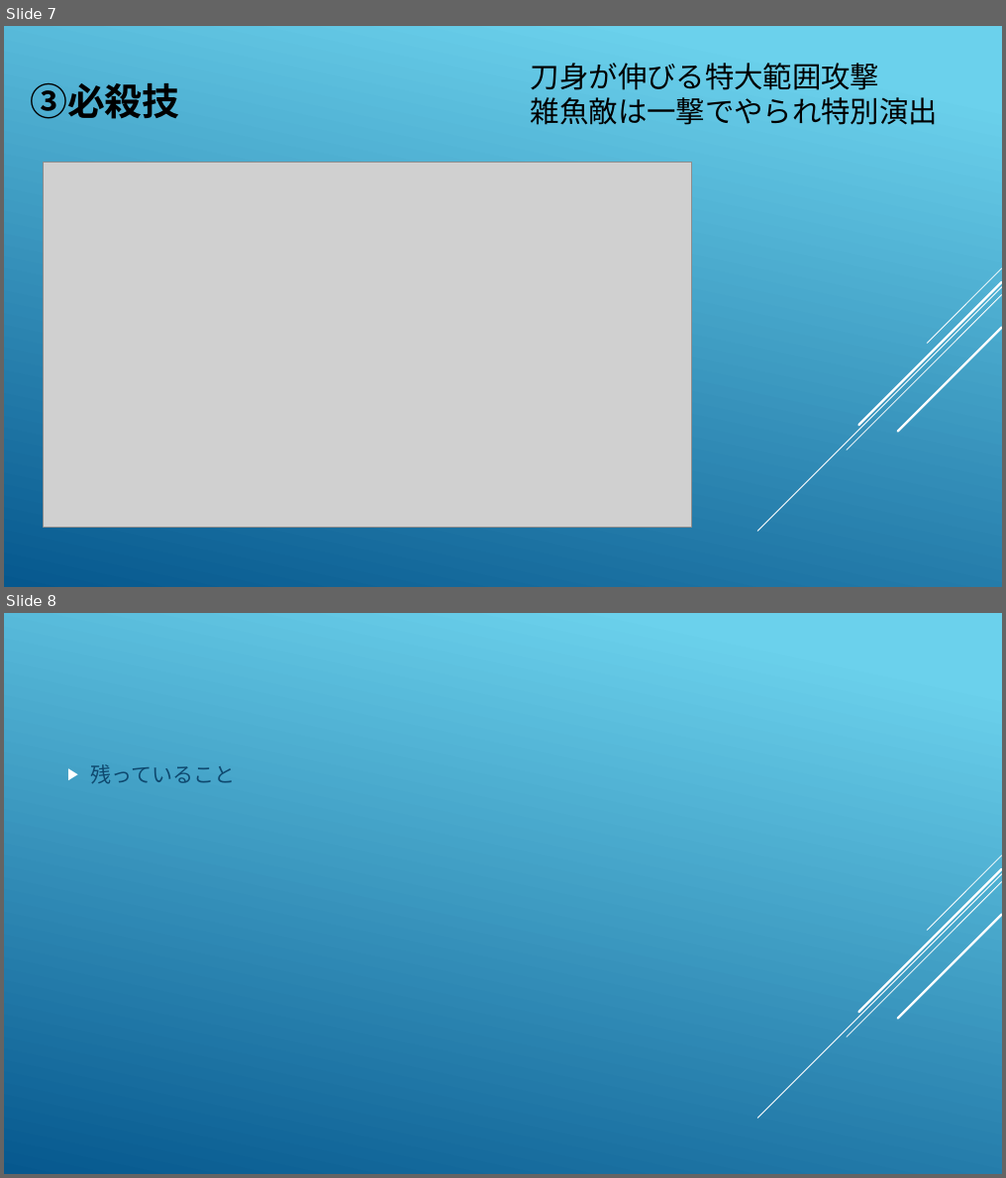
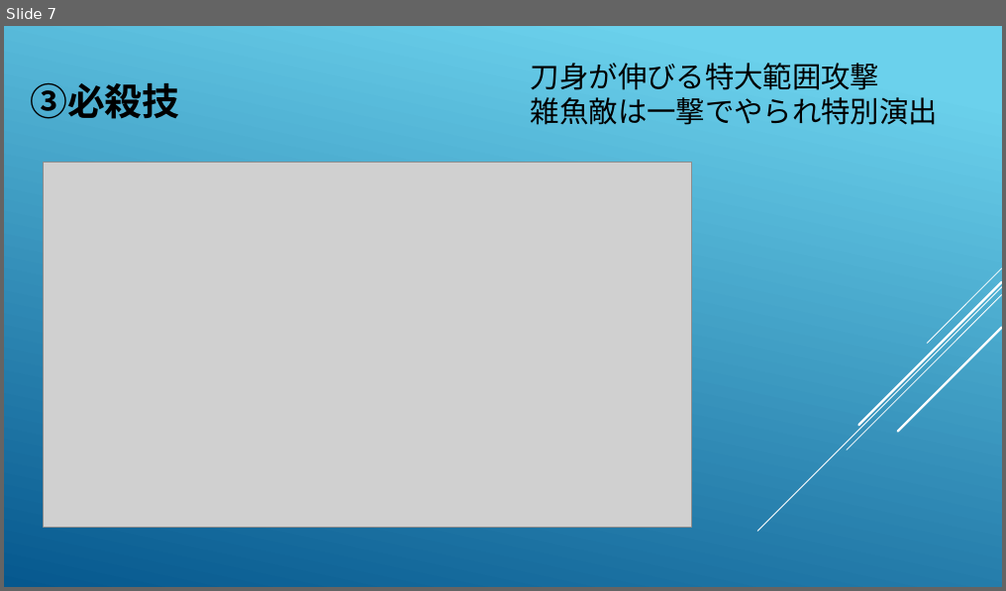
Before and after one commit to hir4rin/2026_summer, a slide deck: 進捗/2026_summer企画書part2.pptx. Shown one above the other, each under a label of ours: slides 7 and 8 before the commit, slide 7 after it. The pictures are 1006x1178 and 1006x591 pixels, drawn with LibreOffice and Linux fonts; fonts in the diff are those of the drawing; grey boxes stand for pictures. Boxes give left, top, right and bottom in pixels: in the first picture for what was removed or moved away, otherwise in the second. Text is boxed around its words. In the diff, an @@ line names an element or a change of style, - is before the commit and + after.

```diff
--- a/進捗/2026_summer企画書part2.pptx
+++ b/進捗/2026_summer企画書part2.pptx
@@ slide 8 removed at <box>4,613,1002,1174</box>, background gradient #6ED2EB to #06588E; not listed: 5 template elements that a slide beside it also shows @@
@@ text removed at <box>91,764,236,784</box> @@
-▶ 残っていること
```
Also in this commit, not shown: 2 slides changed, 5 other files.
